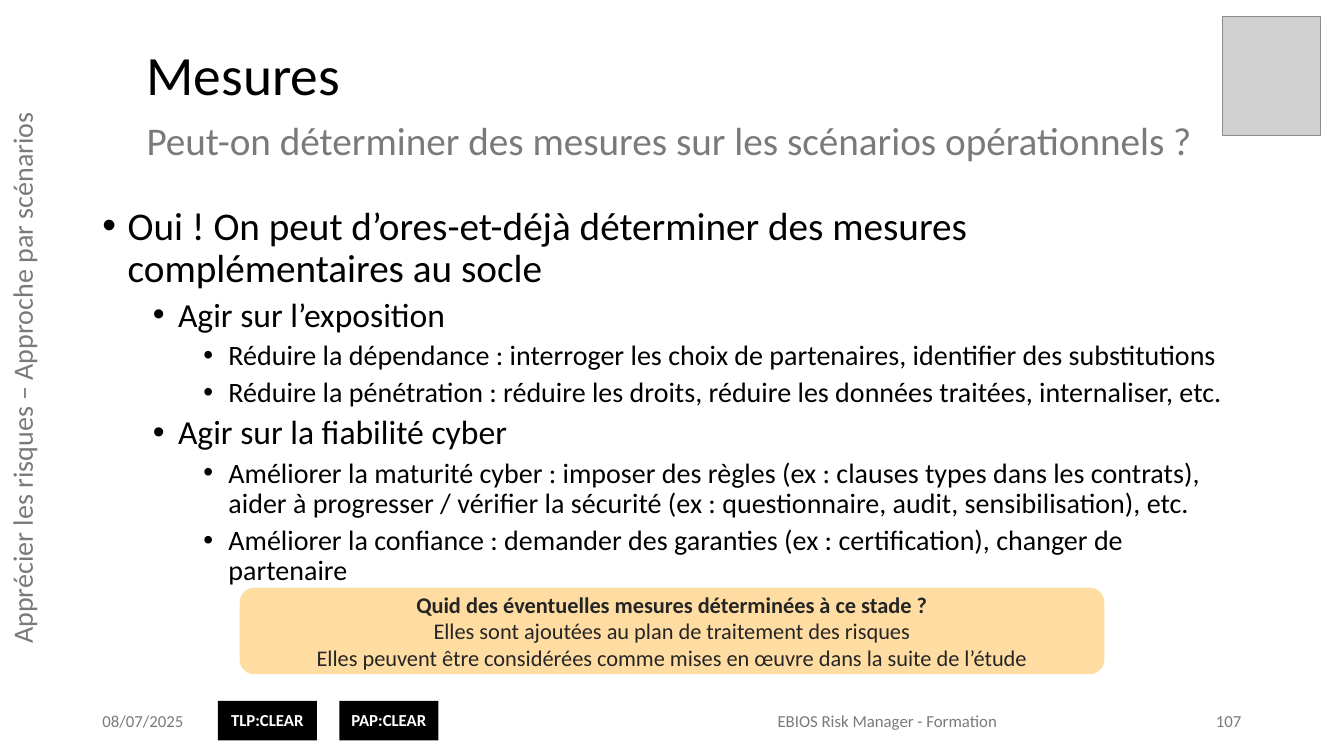
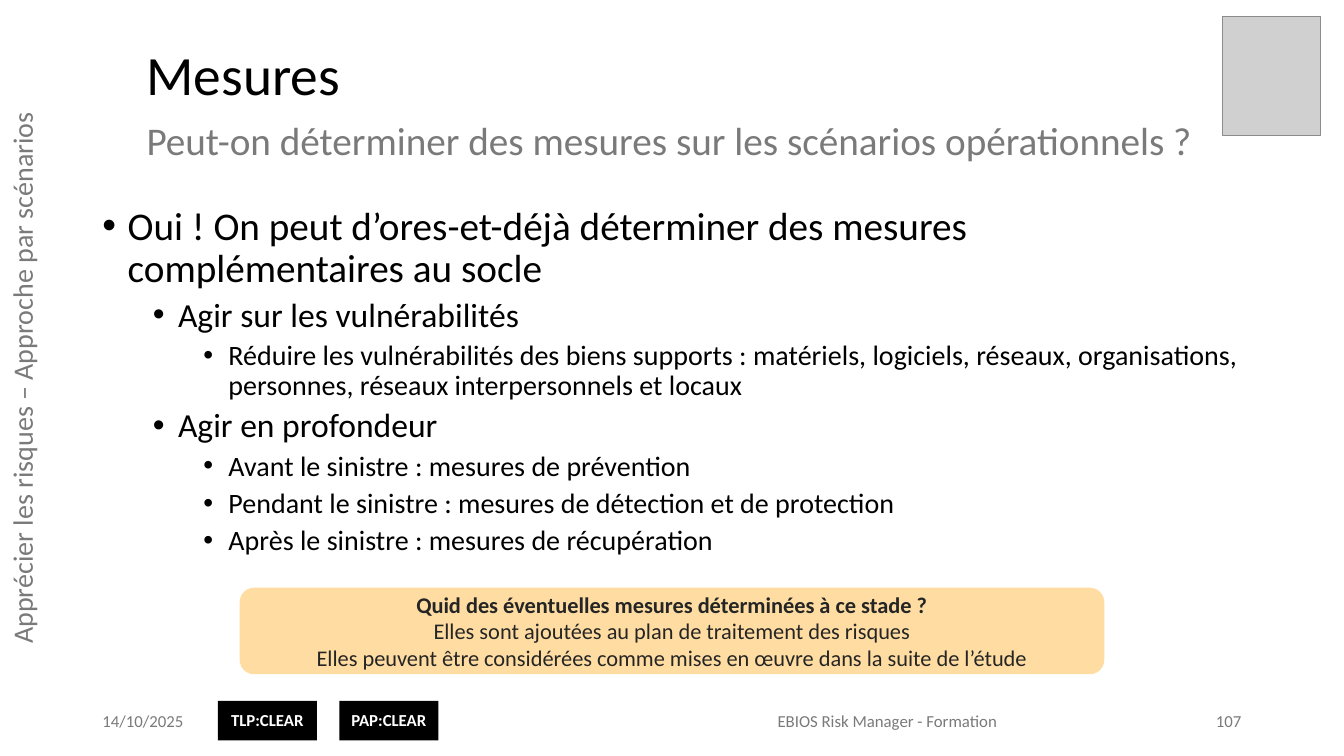
Before and after one commit to matthieu-grall/ebios_formation, a slide deck: slide 107 of EBIOS Risk Manager - Formation - Présentation.pptx. Drawn at 1344x756 pixels with LibreOffice and Linux fonts; fonts in the diff are those of the drawing; grey boxes stand for pictures; background and template pictures are left out. Boxes give left, top, right and bottom in pixels: in the first picture for what was removed or moved away, otherwise in the second. Text is boxed around its words. In the diff, an @@ line names an element or a change of style, - is before the commit and + after.

```diff
--- a/EBIOS Risk Manager - Formation - Présentation.pptx
+++ b/EBIOS Risk Manager - Formation - Présentation.pptx
@@ text at (x1=178, y1=303, x2=1237, y2=555): text changed @@
-  • Agir sur l’exposition
-    • Réduire la dépendance : interroger les choix de partenaires, identifier des substitutions
-    • Réduire la pénétration : réduire les droits, réduire les données traitées, internaliser, etc.
-  • Agir sur la fiabilité cyber
-    • Améliorer la maturité cyber : imposer des règles (ex : clauses types dans les contrats), aider à progresser / vérifier la sécurité (ex : questionnaire, audit, sensibilisation), etc.
-    • Améliorer la confiance : demander des garanties (ex : certification), changer de partenaire
+  • Agir sur les vulnérabilités
+    • Réduire les vulnérabilités des biens supports : matériels, logiciels, réseaux, organisations, personnes, réseaux interpersonnels et locaux
+  • Agir en profondeur
+    • Avant le sinistre : mesures de prévention
+    • Pendant le sinistre : mesures de détection et de protection
+    • Après le sinistre : mesures de récupération
@@ text at (x1=102, y1=715, x2=183, y2=728): text changed @@
-08/07/2025
+14/10/2025
```
Also in this commit, not shown: 158 other slides changed, 1 other file.
